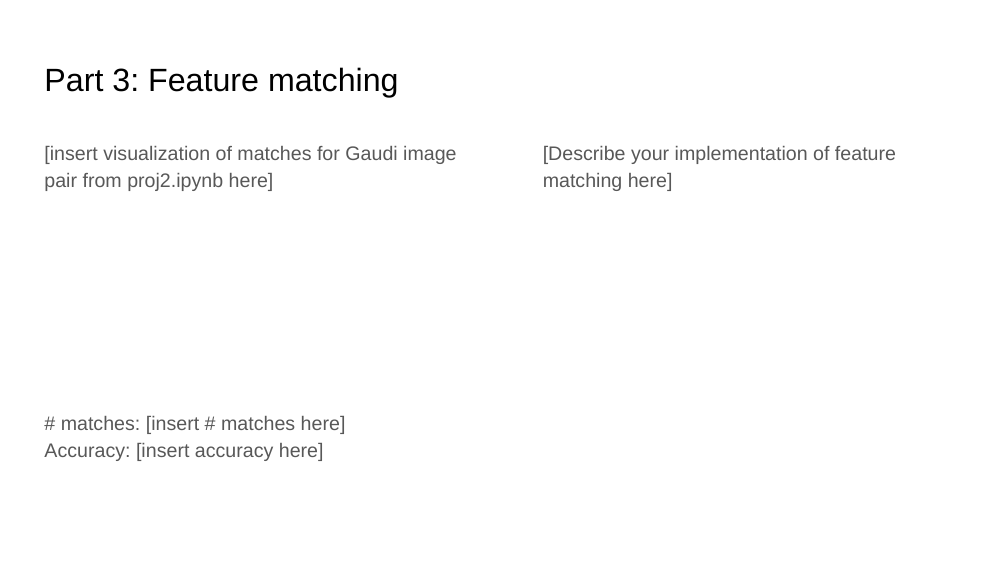
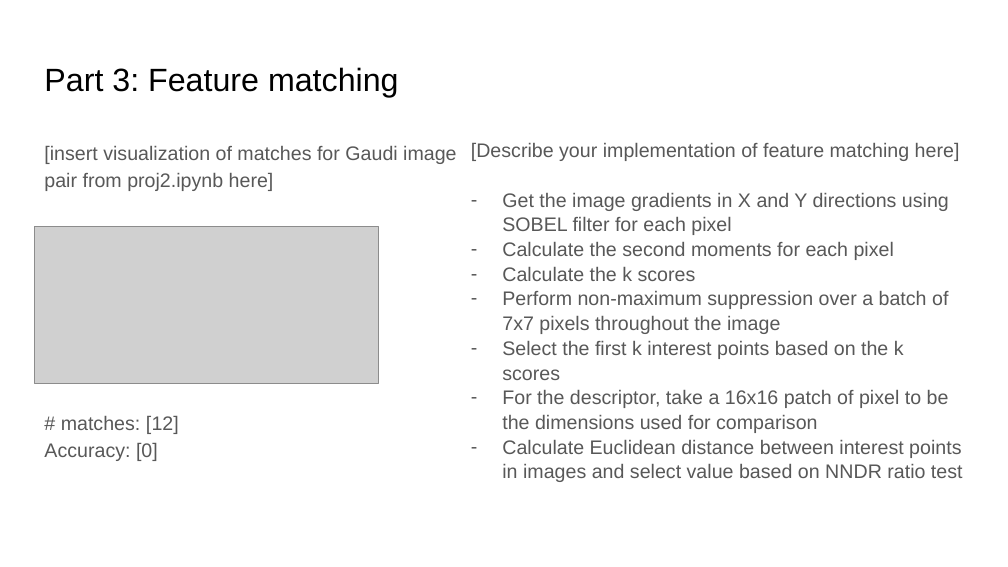
Before and after one commit to m-a-c-e/Computer-Vision, a slide deck: slide 10 of project-2/docs/proj2_report.pptx. Drawn at 1008x567 pixels with LibreOffice and Linux fonts; fonts in the diff are those of the drawing; grey boxes stand for pictures. Boxes give left, top, right and bottom in pixels: in the first picture for what was removed or moved away, otherwise in the second. Text is boxed around its words. In the diff, an @@ line names an element or a change of style, - is before the commit and + after.

Commit message:
finished SIFT descriptor

```diff
--- a/project-2/docs/proj2_report.pptx
+++ b/project-2/docs/proj2_report.pptx
@@ text "[Describe your implementation of feature ...": place and size @@
-text "[Describe your implementation of feature ..." at [543,146,896,191]
+text "[Describe your implementation of feature ..." at [471,143,963,482]
@@ text at [471,143,960,161]: line spacing 1.15 to 1.05 @@
@@ text at [502,193,963,482]: paragraphs added @@
+– Get the image gradients in X and Y directions using SOBEL filter for each pixel
+– Calculate the second moments for each pixel
+– Calculate the k scores
+– Perform non-maximum suppression over a batch of 7x7 pixels throughout the image
+– Select the first k interest points based on the k scores
+– For the descriptor, take a 16x16 patch of pixel to be the dimensions used for comparison
+– Calculate Euclidean distance between interest points in images and select value based on NNDR ratio test
@@ picture added at [34,226,378,383] @@
@@ text at [44,416,179,461]: text changed @@
-# matches: [insert # matches here]
-Accuracy: [insert accuracy here]
+# matches: [12]
+Accuracy: [0]
```
Also in this commit, not shown: 18 other slides changed, 32 other files.
